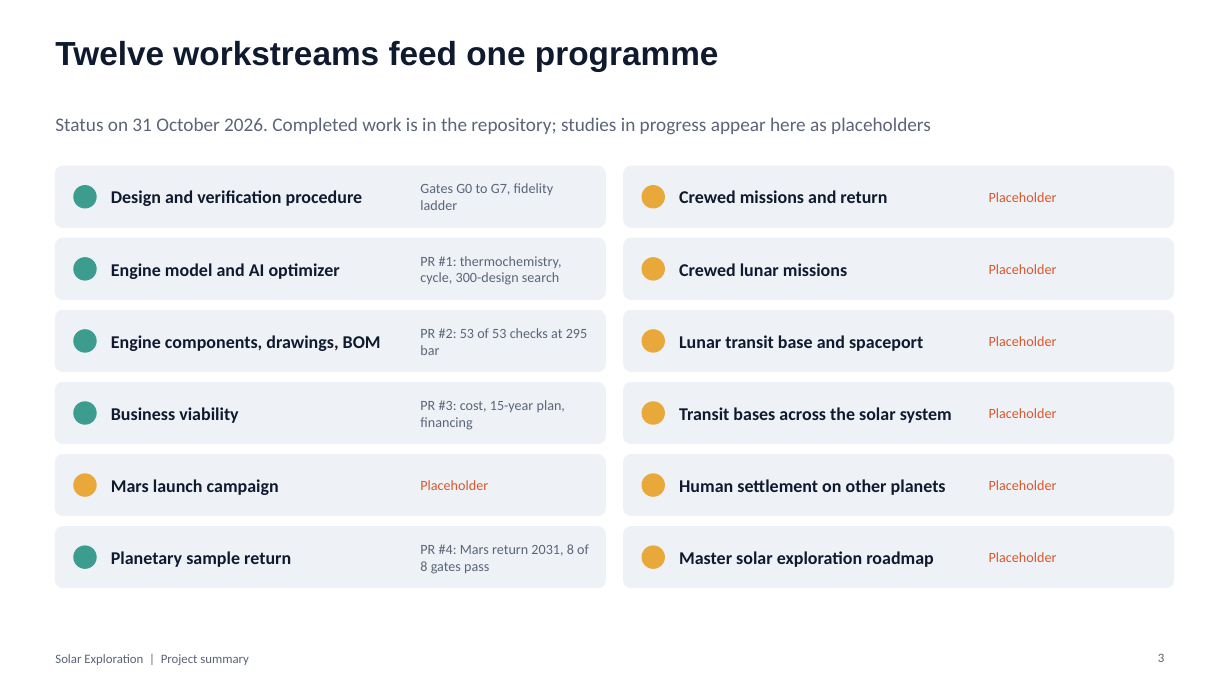
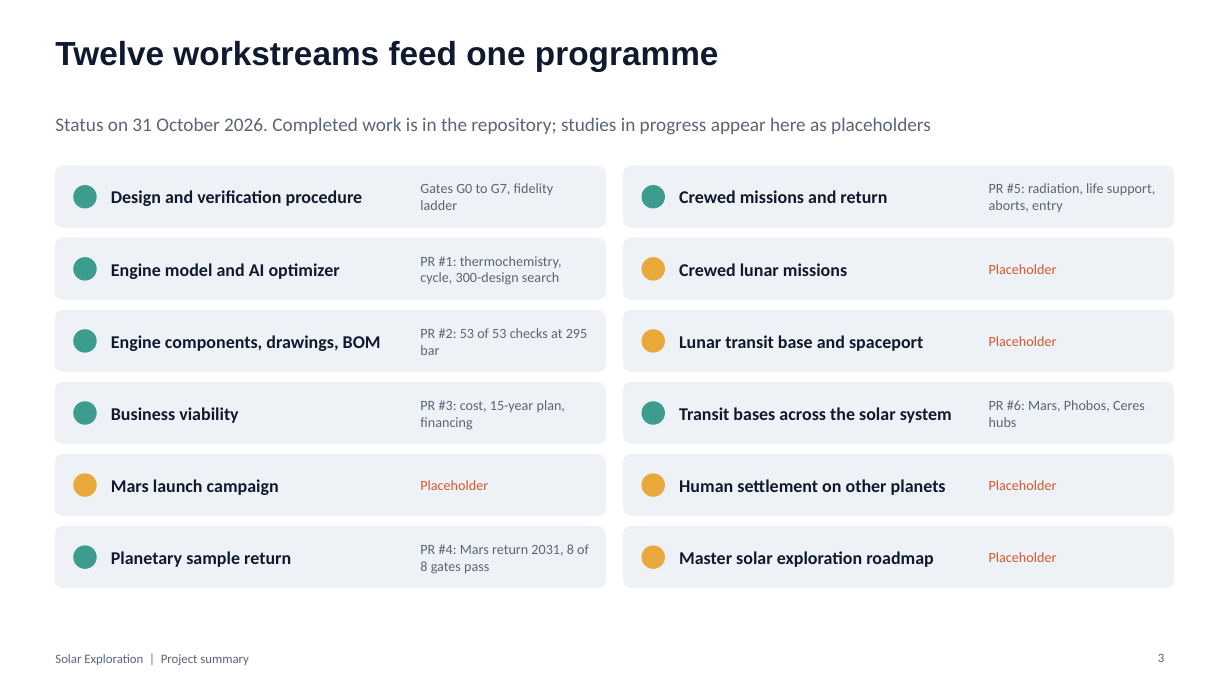
Before and after one commit to Skymeapple/solar-exploration, a slide deck: slide 3 of presentation/Solar_Exploration_Project_Summary.pptx. Drawn at 1232x693 pixels with LibreOffice and Linux fonts; fonts in the diff are those of the drawing. Boxes give left, top, right and bottom in pixels: in the first picture for what was removed or moved away, otherwise in the second. Text is boxed around its words. In the diff, an @@ line names an element or a change of style, - is before the commit and + after.

```diff
--- a/presentation/Solar_Exploration_Project_Summary.pptx
+++ b/presentation/Solar_Exploration_Project_Summary.pptx
@@ ellipse at bbox=[642, 186, 665, 208]: fill #E9A93A to #3C9D8F; outline #E9A93A 1 pt to #3C9D8F 1 pt @@
@@ text at bbox=[989, 183, 1155, 212]: text changed; text colour #D9572B to #5B6577 @@
-Placeholder
+PR #5: radiation, life support, aborts, entry
@@ ellipse at bbox=[642, 402, 665, 424]: fill #E9A93A to #3C9D8F; outline #E9A93A 1 pt to #3C9D8F 1 pt @@
@@ text at bbox=[989, 400, 1145, 427]: text changed; text colour #D9572B to #5B6577 @@
-Placeholder
+PR #6: Mars, Phobos, Ceres hubs
```
Also in this commit, not shown: 7 other slides changed, 4 slides added, 1 other file.
